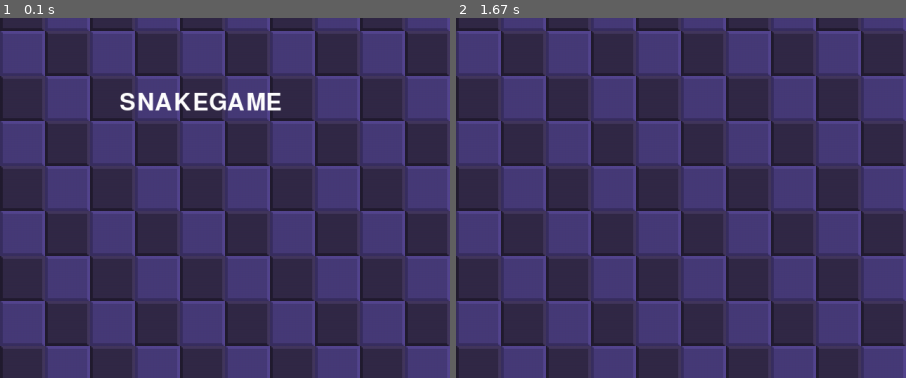
Above: before the commit, frames 1-2 (left to right).
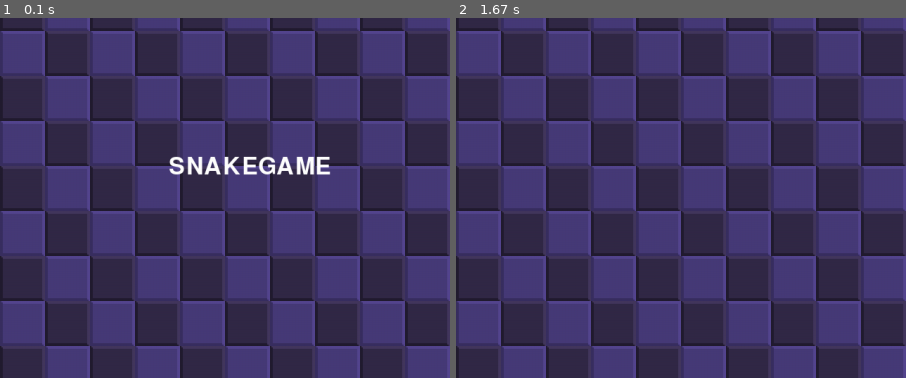
Above: after the commit, the same moments.

Repository: Nabegon/pygame
Game: pygame game, started from snake_game.py
The game is run twice, just before and just after one commit, with the same random seed, the same clock (stepped at 60 frames per second) and the same inputs.
Inputs:
- Up to frame 1 (0.1 s): no input
- Up to frame 2 (1.67 s): hold Right 0.33-0.8 s; hold Up 0.83-1.13 s; hold Right 1.17-1.63 s; hold D 1.17-1.63 s
The pictures show only the part of the screen within x 0-50%, y 23-73%; the shares and areas given below are measured in that part.

The runs differ from the first frame. In frame 1, 2.2% of the frame differs, in the area x 26-74%, y 20-44%; in frame 2, nothing differs.

Commit message:
feat: add game over image

Diff:
--- a/snake_game.py
+++ b/snake_game.py
@@ -236,7 +236,9 @@
 
 def message(window, message, color):
     message = pygame.font.SysFont(None, 50).render(message, True, color)
-    window.blit(message, [WINDOW_HEIGHT / 6, WINDOW_HEIGHT / 3])
+    x_pos = WINDOW_WIDTH / 2 - game_over_surface.get_width() / 2
+    y_pos = WINDOW_HEIGHT / 2 - game_over_surface.get_height() / 2
+    window.blit(message, (x_pos, y_pos))
 
 
 # Initialize Pygame
@@ -247,9 +249,12 @@
 # Set the window title
 pygame.display.set_caption("Snake Game")
 
+# Load images
+background = pygame.image.load('./background.png')
+game_over_surface = pygame.image.load('./gameover.png')
+
 # Set the window size etc.
 window = pygame.display.set_mode((WINDOW_WIDTH, WINDOW_HEIGHT))
-background = pygame.image.load('./background.png')
 window_with_background = pygame.transform.scale(background, (WINDOW_WIDTH, WINDOW_HEIGHT))
 
 player_1 = Snake(True)
@@ -323,8 +328,6 @@
     player_1.draw(window)
     player_2.draw(window)
 
-
-
 def game_over():
     global game_state
     global player_1
@@ -347,6 +350,9 @@
                         game_state = 1
 
     # draw frame
+    x_pos = WINDOW_WIDTH / 2 - game_over_surface.get_width() / 2
+    y_pos = WINDOW_HEIGHT / 2 - game_over_surface.get_height() / 2
+    window.blit(game_over_surface, (x_pos, y_pos))
     if game_winner_1:
         message(window, "Player 1 won the game! Press Q-Quit or C-Play Again", white)
     else:
Binary file added: gameover.png
